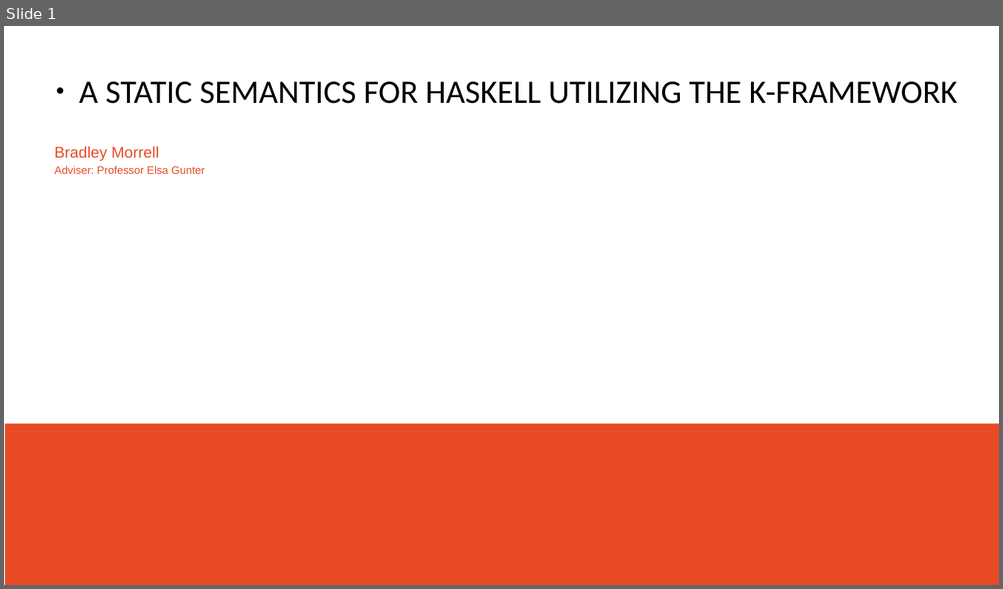
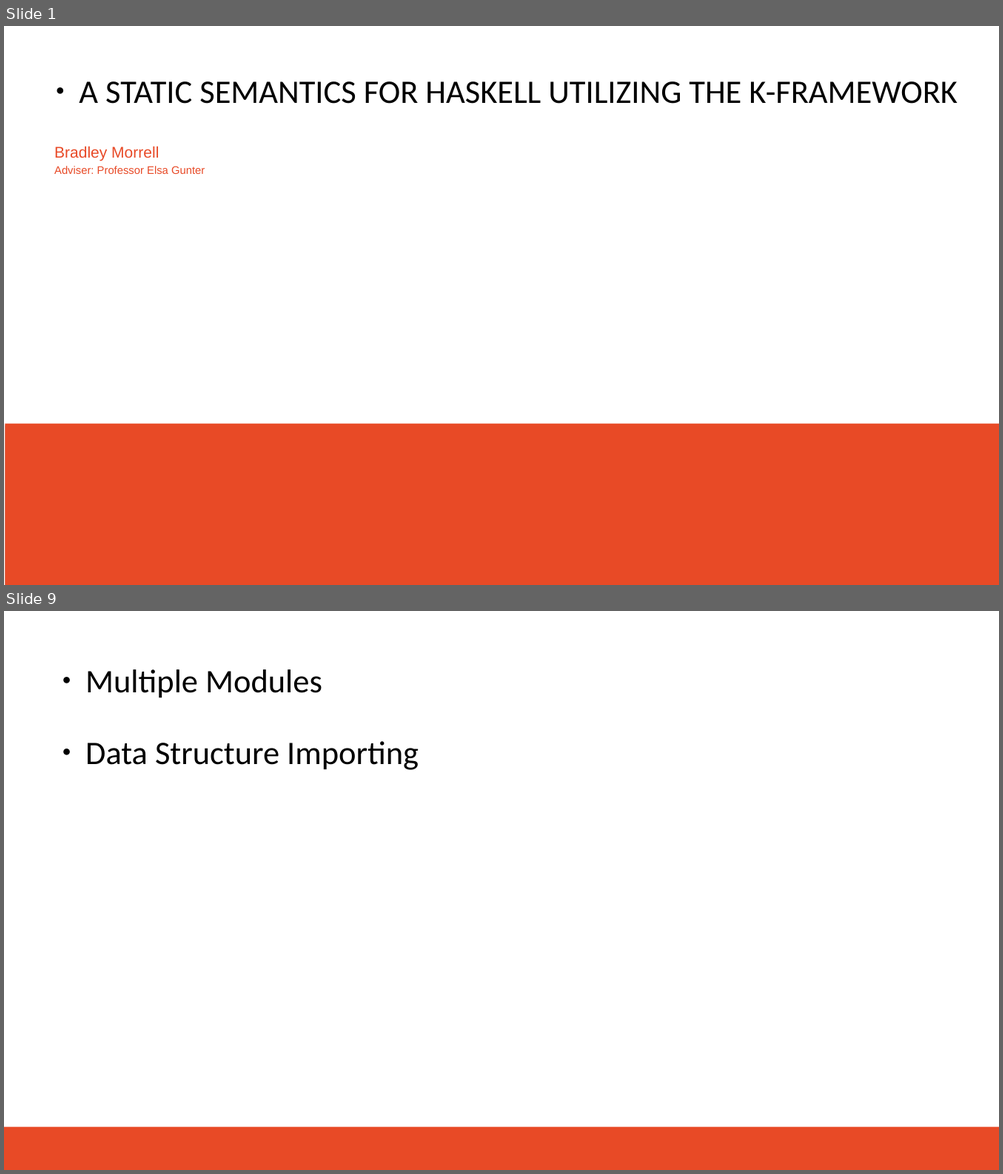
Before and after one commit to brrmorre/SeniorThesis, a slide deck: presentation/presentation.odp. Shown one above the other, each under a label of ours: slide 1 before the commit, slides 1 and 9 after it; the slides between them are not shown. The pictures are 1003x589 and 1003x1174 pixels, drawn with LibreOffice and Linux fonts; fonts in the diff are those of the drawing; background and template pictures are left out. Boxes give left, top, right and bottom in pixels: in the first picture for what was removed or moved away, otherwise in the second. Text is boxed around its words. In the diff, an @@ line names an element or a change of style, - is before the commit and + after.

```diff
--- a/presentation/presentation.odp
+++ b/presentation/presentation.odp
@@ slide 9 added at box(4, 611, 999, 1170), background #FFFFFF @@
@@ text added at box(85, 669, 322, 698), 36 pt, text #000000 @@
+● Multiple Modules
@@ text added at box(85, 741, 418, 770), 36 pt, text #000000 @@
+● Data Structure Importing
@@ rectangle added at box(4, 1127, 999, 1170), fill #E84A26 @@
```
Also in this commit, not shown: 4 slides changed, 3 other slides added, 1 slide removed, 1 other file.
